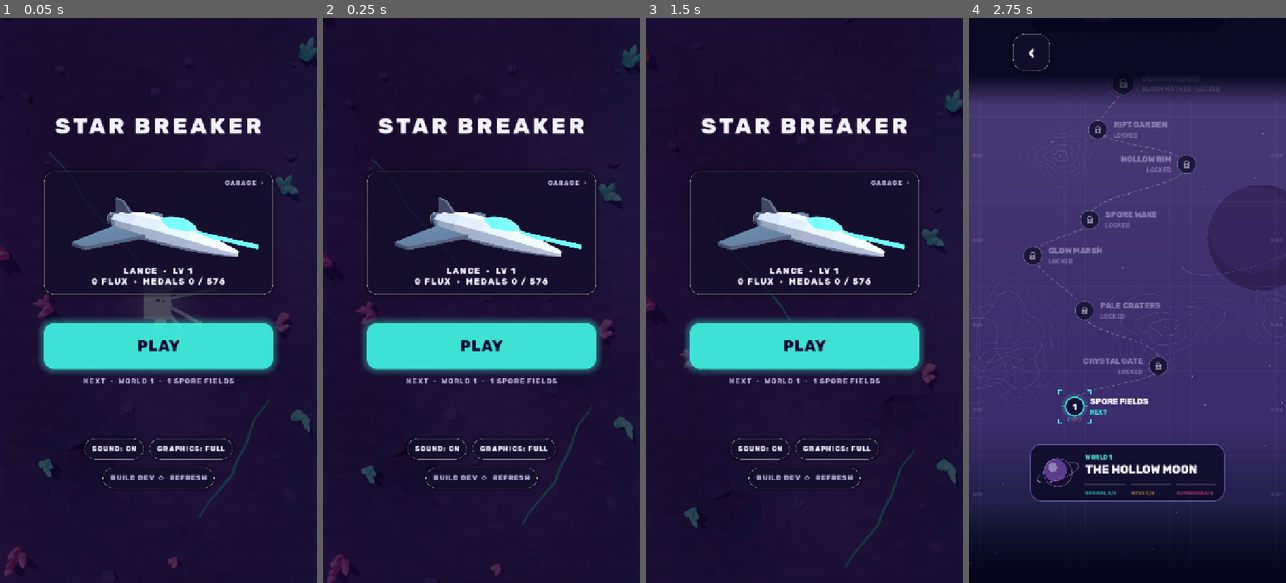
Above: before the commit, frames 1-4 (left to right).
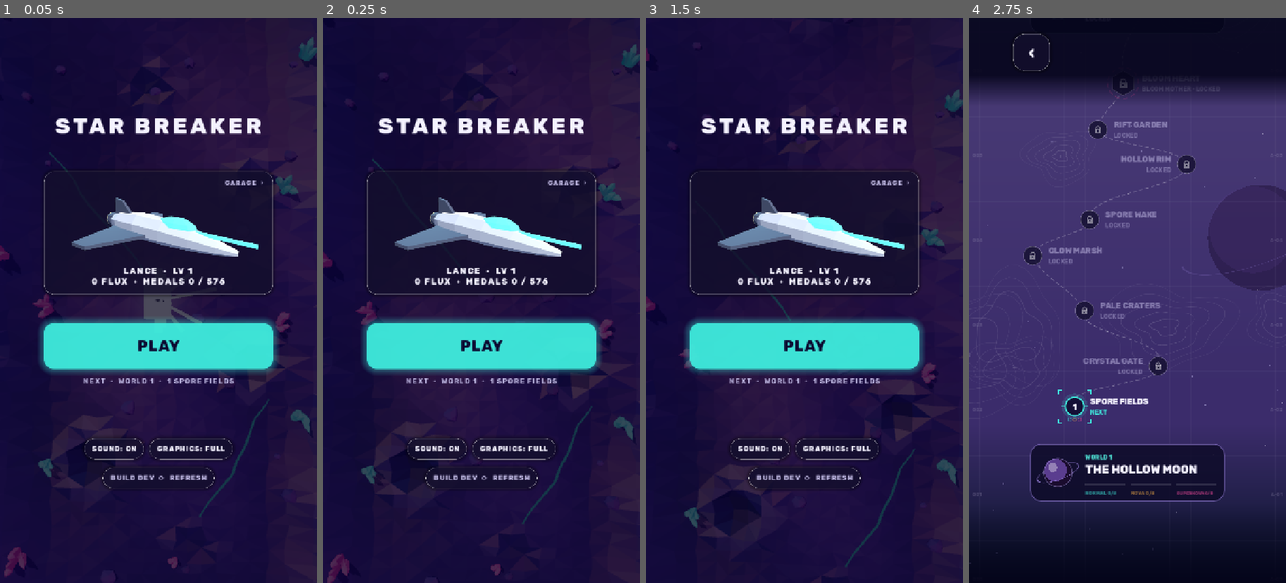
Above: after the commit, the same moments.

Repository: guillaumefont/games
Game: Godot game, scene res://scenes/boot.tscn
Same seed, same stepped clock (60 frames per second), same inputs: the game is played once before the commit and once after it.
Inputs:
- Up to frame 1 (0.05 s): no input
- Up to frame 2 (0.25 s): no input
- Up to frame 3 (1.5 s): click "PLAY" at 0.5 s; click "‹" at 1.25 s
- Up to frame 4 (2.75 s): click "PLAY" at 2 s

The runs differ from the first frame. In frame 1, 1.0% of the frame differs, in the area x 16-100%, y 6-86%; in frame 2, 0.9%; in frame 3, 1.0%; in frame 4, nothing differs.

Commit message:
Star Breaker: lighting and colour pass on world 1 (preview)
A graded look for the Hollow Moon, to judge before it goes to the other worlds:
a warmer, stronger key light against a cool blue fill, a wider palette (deep
blue lows, violet mids, rose highs), a touch more contrast, and light painted
into the ground itself (Terrain.grade): slopes facing the sun go warm, slopes
turned away and hollows go cool and dark, crests catch the light. It is baked
into the mesh colours, so it costs nothing to draw.

Looks without `warm`/`cool` are untouched: worlds 2 to 6 render as before.

Co-Authored-By: Claude Fable 5.2 <noreply@anthropic.com>
Claude-Session: https://claude.ai/code/session_01VxP4fpoxk96DfLK7mWdjr1

Diff:
--- a/star-breaker/scripts/terrain.gd
+++ b/star-breaker/scripts/terrain.gd
@@ -201,8 +201,33 @@
 
 
 static func colors(pal: Dictionary) -> Dictionary:
-	return {low = Color(pal.t_low), low2 = Color(pal.t_low2), mid = Color(pal.t_mid), high = Color(pal.t_high), cliff = Color(pal.t_cliff),
+	var out := {low = Color(pal.t_low), low2 = Color(pal.t_low2), mid = Color(pal.t_mid), high = Color(pal.t_high), cliff = Color(pal.t_cliff),
 		river = [Color(pal.river_a), Color(pal.river_b)]}
+	# a graded look paints light into the ground itself (see `grade`)
+	if pal.has("warm"):
+		out.warm = Color(pal.warm)
+		out.cool = Color(pal.cool)
+	return out
+
+
+## Where the sun stands, for the light painted into a graded ground (it matches the game's sun).
+const TO_SUN := Vector3(-0.376, 0.457, 0.806)
+
+
+## Paints light into a face of a graded look: slopes that face the sun go warm, slopes turned
+## away go cool and dark, hollows sink and crests catch the light. It costs nothing to draw.
+## `n`: the face's normal (up), `hollow`: how far the ground around stands above it.
+static func grade(pc: Dictionary, c: Color, n: Vector3, hollow: float) -> Color:
+	var d := n.dot(TO_SUN) - TO_SUN.z
+	if d > 0.0:
+		c = c.lerp(pc.warm, clampf(d * 2.8, 0.0, 0.5))
+	else:
+		c = c.lerp(pc.cool, clampf(-d * 1.6, 0.0, 0.7))
+	if hollow > 0.0:
+		c = c.lerp(pc.cool, clampf(hollow / 10.0, 0.0, 0.45)).darkened(clampf(hollow / 14.0, 0.0, 0.35))
+	else:
+		c = c.lightened(clampf(-hollow / 16.0, 0.0, 0.22))
+	return c
 
 
 ## Builds chunk `c` (CHUNK units long) in chunk space: x across, y along (0..len), z up.
@@ -280,12 +305,17 @@
 				var p0: Vector3 = t[0]
 				var p1: Vector3 = t[1]
 				var p2: Vector3 = t[2]
-				var nz := absf((p1 - p0).cross(p2 - p0).normalized().z)
+				var nrm := (p1 - p0).cross(p2 - p0).normalized()
+				var nz := absf(nrm.z)
 				var jit := Terrain.h2(p0.x + p2.y, y0 + p1.y) - 0.5
-				var col := Terrain.face_color(pc, (p0.z + p1.z + p2.z) / 3.0, nz, jit, tn)
-				# the river's light spills onto its banks
+				var zc := (p0.z + p1.z + p2.z) / 3.0
+				var col := Terrain.face_color(pc, zc, nz, jit, tn)
 				var cx := (p0.x + p1.x + p2.x) / 3.0
 				var cwy := y0 + (p0.y + p1.y + p2.y) / 3.0
+				if pc.has("warm"):
+					var around := (Terrain.height(cx - 13.0, cwy) + Terrain.height(cx + 13.0, cwy) + Terrain.height(cx, cwy - 13.0) + Terrain.height(cx, cwy + 13.0)) / 4.0
+					col = Terrain.grade(pc, col, nrm if nrm.z > 0.0 else -nrm, around - zc)
+				# the river's light spills onto its banks
 				var rv := Terrain.river_dy(cx, cwy)
 				var rd := absf(rv.x)
 				if rd < 30.0:
--- a/star-breaker/scripts/vgame.gd
+++ b/star-breaker/scripts/vgame.gd
@@ -107,8 +107,11 @@
 var boom_lights: Array = []
 var charge_ph := 0.0
 ## Each world's lighting and ground colours (sRGB), Hollow Moon first.
-const LOOKS := [{sun = "ffe6c8", amb = "5a50a0", fog = "140e2e", t_low = "1c1640", t_low2 = "2a1440", t_mid = "3a3070", t_high = "7a6cc0",
-	t_cliff = "241e4c", t_rock = "463c7c", c_top = "463c88", c_top2 = "2e2862", c_face = "2c2560", river_a = "3ff0e0", river_b = "ff4fa3",
+## A look with `warm` and `cool` is graded: a warm key light against a cool fill, light painted
+## into the ground (Terrain.grade), a little more contrast.
+const LOOKS := [{sun = "ffc890", amb = "2c58c8", fog = "0a1236", t_low = "0a1c4e", t_low2 = "1e1658", t_mid = "3a2e8a", t_high = "d07ab0",
+	t_cliff = "141a4c", t_rock = "5a4aa4", c_top = "6c4eb4", c_top2 = "3a2c7c", c_face = "141a50", river_a = "3ff0e0", river_b = "ff4fa3",
+	warm = "f09a8c", cool = "0c2470", sun_e = 1.5, amb_e = 0.6, contrast = 1.08, sat = 1.08,
 	cry = ["6ff3e6", "2fd6c8", "ff7ac0", "ff2f8f"], fis = ["c0408a", "3fb8b0"], lip = ["b9a8ff", "8f6bff"]},
 	{sun = "e8f4ff", amb = "4a6a9a", fog = "0c1c30", t_low = "17283f", t_low2 = "1d3050", t_mid = "3c5a80", t_high = "b8d8f0",
 	t_cliff = "1a2a46", t_rock = "56769c", c_top = "8aaccc", c_top2 = "56769a", c_face = "2f4a6a", river_a = "bff6ff", river_b = "4fb8ff",
@@ -487,7 +490,13 @@
 	_env.ambient_light_color = Color(look.amb)
 	_env.fog_light_color = Color(look.fog)
 	sun.light_color = Color(look.sun)
+	sun.light_energy = look.get("sun_e", 1.35)
 	_rim.light_color = Color(pal.rim)
+	_rim.light_energy = look.get("rim_e", 0.55)
+	_env.ambient_light_energy = look.get("amb_e", 0.4)
+	_env.adjustment_enabled = look.has("contrast")
+	_env.adjustment_contrast = look.get("contrast", 1.0)
+	_env.adjustment_saturation = look.get("sat", 1.0)
 	for k in stars.size():
 		var mi: MultiMeshInstance3D = stars[k].get_child(0)
 		(mi.multimesh.mesh.material as StandardMaterial3D).albedo_color = Color(pal.star_a if k == 0 else pal.star_b)
